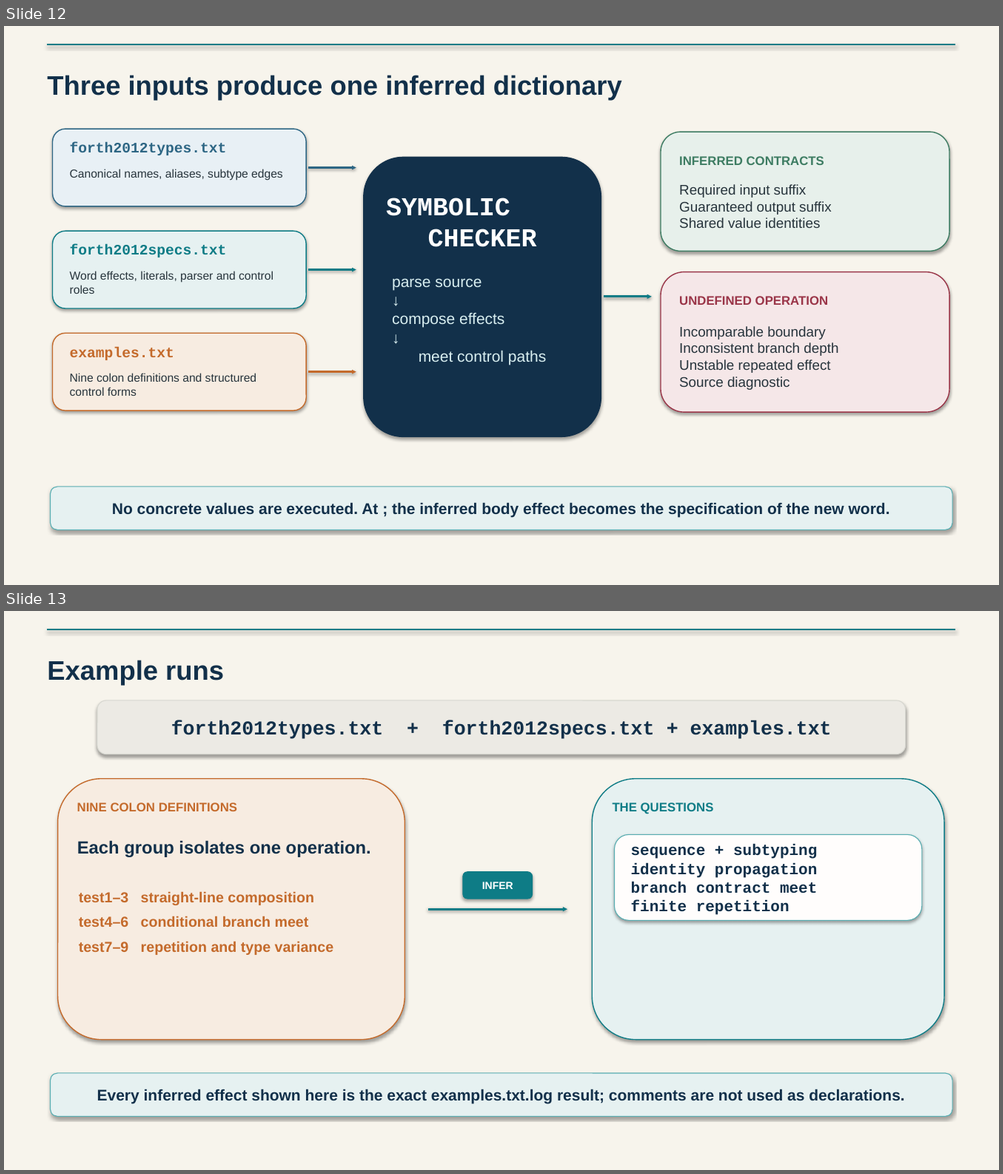
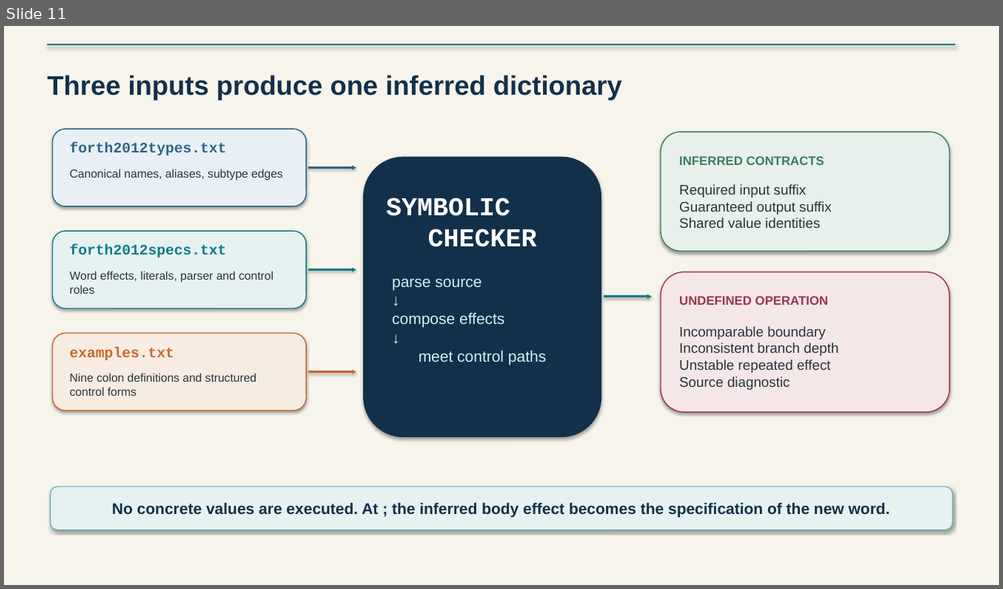
Before and after one commit to jpoial/evaluator, a slide deck: Configurable_Static_Type_Checking_EuroForth.pptx. Shown one above the other, each under a label of ours: slides 12 and 13 before the commit, slide 11 after it. The pictures are 1003x1174 and 1003x589 pixels, drawn with LibreOffice and Linux fonts; fonts in the diff are those of the drawing. Boxes give left, top, right and bottom in pixels: in the first picture for what was removed or moved away, otherwise in the second. Text is boxed around its words. In the diff, an @@ line names an element or a change of style, - is before the commit and + after.

```diff
--- a/Configurable_Static_Type_Checking_EuroForth.pptx
+++ b/Configurable_Static_Type_Checking_EuroForth.pptx
@@ slide 13 removed at [4,611,999,1170], background #F7F4EC @@
@@ line removed from (47, 629) to (956, 629) @@
@@ text removed at [47,660,224,686] @@
-Example runs
@@ rounded rectangle removed at [97,701,905,755] @@
@@ text removed at [171,721,831,739] @@
-forth2012types.txt + forth2012specs.txt + examples.txt
@@ rounded rectangle removed at [58,779,404,1040] @@
@@ rounded rectangle removed at [592,779,944,1040] @@
@@ text removed at [77,803,237,812] @@
-NINE COLON DEFINITIONS
@@ text removed at [612,803,714,815] @@
-THE QUESTIONS
@@ text removed at [77,840,371,857] @@
-Each group isolates one operation.
@@ rounded rectangle removed at [614,834,922,920] @@
@@ text removed at [631,844,817,915] @@
-sequence + subtyping
-identity propagation
-branch contract meet
-finite repetition
@@ rounded rectangle removed at [463,872,532,899] @@
@@ text removed at [79,892,334,955] @@
-test1–3 straight-line composition
-test4–6 conditional branch meet
-test7–9 repetition and type variance
@@ text removed at [482,882,513,889] @@
-INFER
@@ arrow removed from (428, 909) to (567, 909) @@
@@ rounded rectangle removed at [51,1073,952,1117] @@
@@ text removed at [97,1089,904,1104] @@
-Every inferred effect shown here is the exact examples.txt.log result; comments are not used as declarations.
@@ what was slide 12 is now slide 11 @@
```
Also in this commit, not shown: 12 slides changed, 1 slide added, 1 other slide removed, 1 other file.
